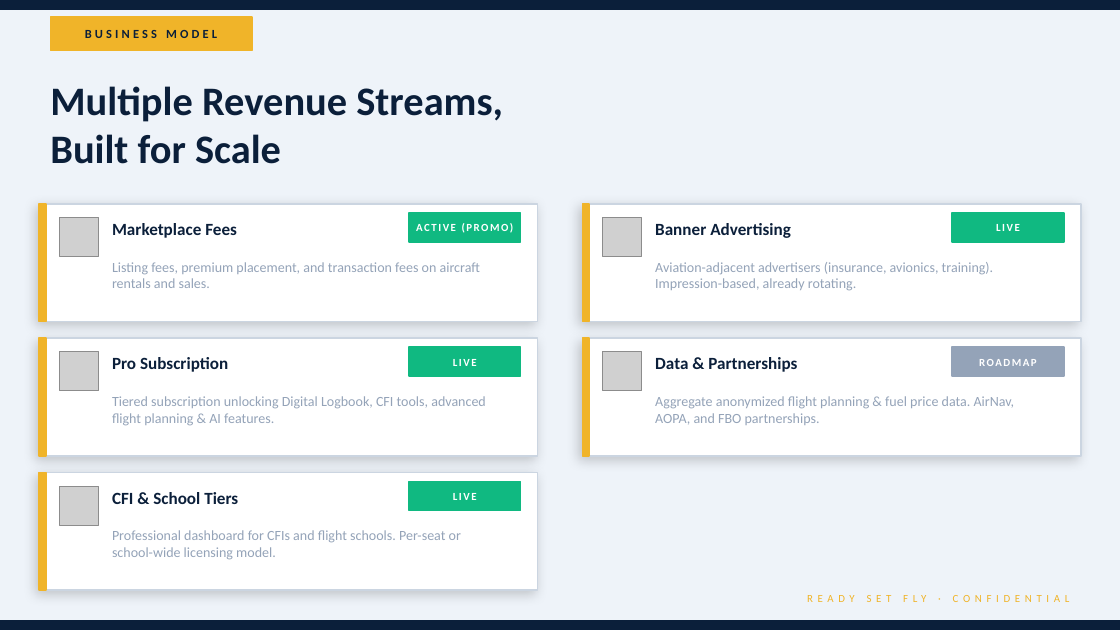
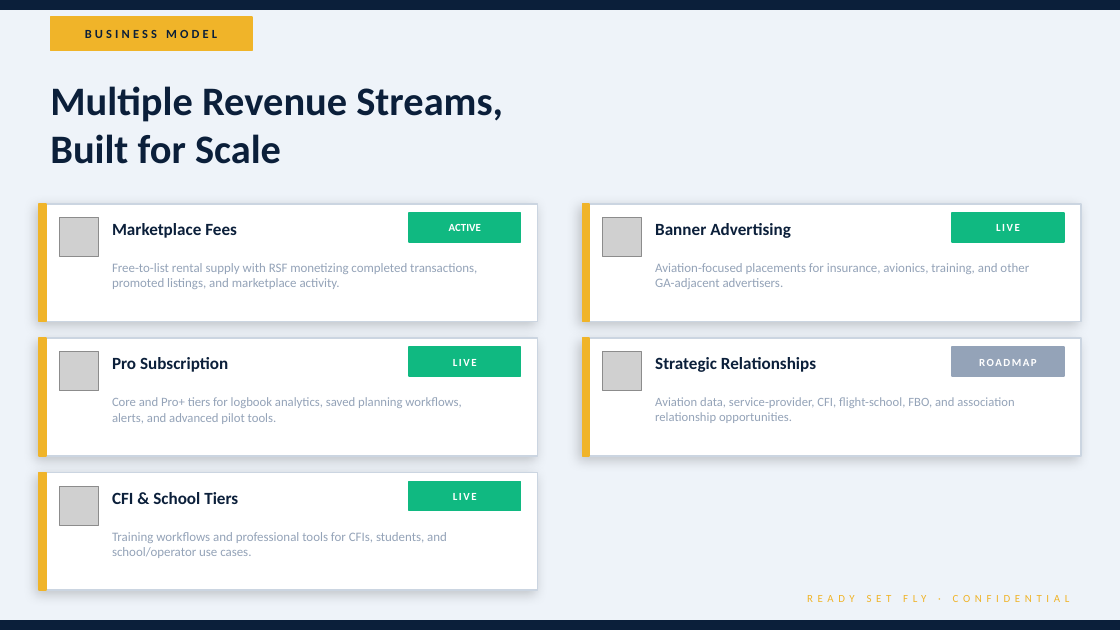
Before and after one commit to Cory7717/ReadySetFlyWeb, a slide deck: slide 7 of client/public/downloads/RSF_Investor_Pitch_Deck.pptx. Drawn at 1120x630 pixels with LibreOffice and Linux fonts; fonts in the diff are those of the drawing; grey boxes stand for pictures. Boxes give left, top, right and bottom in pixels: in the first picture for what was removed or moved away, otherwise in the second. Text is boxed around its words. In the diff, an @@ line names an element or a change of style, - is before the commit and + after.

```diff
--- a/client/public/downloads/RSF_Investor_Pitch_Deck.pptx
+++ b/client/public/downloads/RSF_Investor_Pitch_Deck.pptx
@@ text at [449,224,481,231]: text changed @@
-ACTIVE (PROMO)
+ACTIVE
@@ text at [112,263,477,289]: text changed; size 9 to 8.3 pt @@
-Listing fees, premium placement, and transaction fees on aircraft rentals and sales.
+Free-to-list rental supply with RSF monetizing completed transactions, promoted listings, and marketplace activity.
@@ text at [655,263,1029,289]: text changed; size 9 to 8.3 pt @@
-Aviation-adjacent advertisers (insurance, avionics, training). Impression-based, already rotating.
+Aviation-focused placements for insurance, avionics, training, and other GA-adjacent advertisers.
@@ text at [655,357,816,372]: text changed @@
-Data & Partnerships
+Strategic Relationships
@@ text at [112,397,461,424]: text changed; size 9 to 8.2 pt @@
-Tiered subscription unlocking Digital Logbook, CFI tools, advanced flight planning & AI features.
+Core and Pro+ tiers for logbook analytics, saved planning workflows, alerts, and advanced pilot tools.
@@ text at [655,397,1014,423]: text changed; size 9 to 8.1 pt @@
-Aggregate anonymized flight planning & fuel price data. AirNav, AOPA, and FBO partnerships.
+Aviation data, service-provider, CFI, flight-school, FBO, and association relationship opportunities.
@@ text at [112,532,447,558]: text changed; size 9 to 8.3 pt @@
-Professional dashboard for CFIs and flight schools. Per-seat or school-wide licensing model.
+Training workflows and professional tools for CFIs, students, and school/operator use cases.
```
Also in this commit, not shown: 8 other slides changed, 3 other files.
